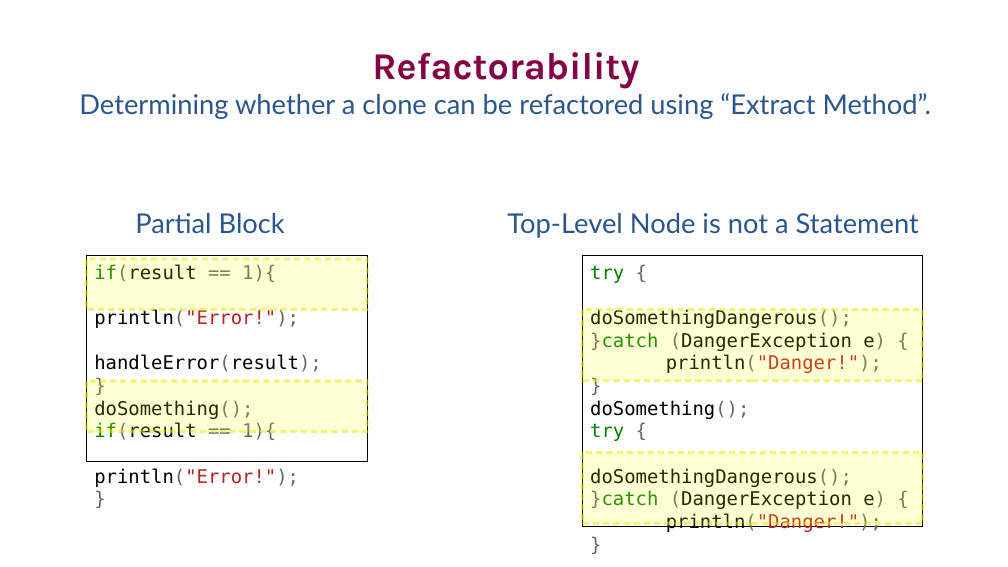
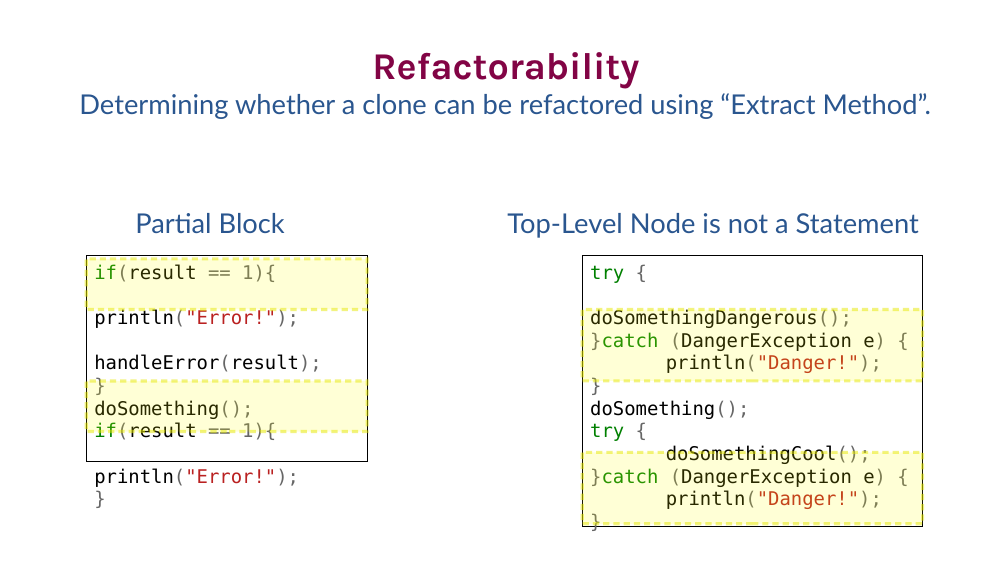
Before and after one commit to SimonBaars/Master-Thesis-Simon-Baars, a slide deck: slide 37 of presentations/FinalPresentation.odp (slide 34 before the commit). Drawn at 1008x567 pixels with LibreOffice and Linux fonts; fonts in the diff are those of the drawing. Boxes give left, top, right and bottom in pixels: in the first picture for what was removed or moved away, otherwise in the second. Text is boxed around its words. In the diff, an @@ line names an element or a change of style, - is before the commit and + after.

```diff
--- a/presentations/FinalPresentation.odp
+++ b/presentations/FinalPresentation.odp
@@ text in rectangle at box(666, 445, 871, 464): text changed @@
-doSomethingDangerous();
+doSomethingCool();
```
Also in this commit, not shown: 2 other slides changed, 4 slides added, 1 slide removed.
